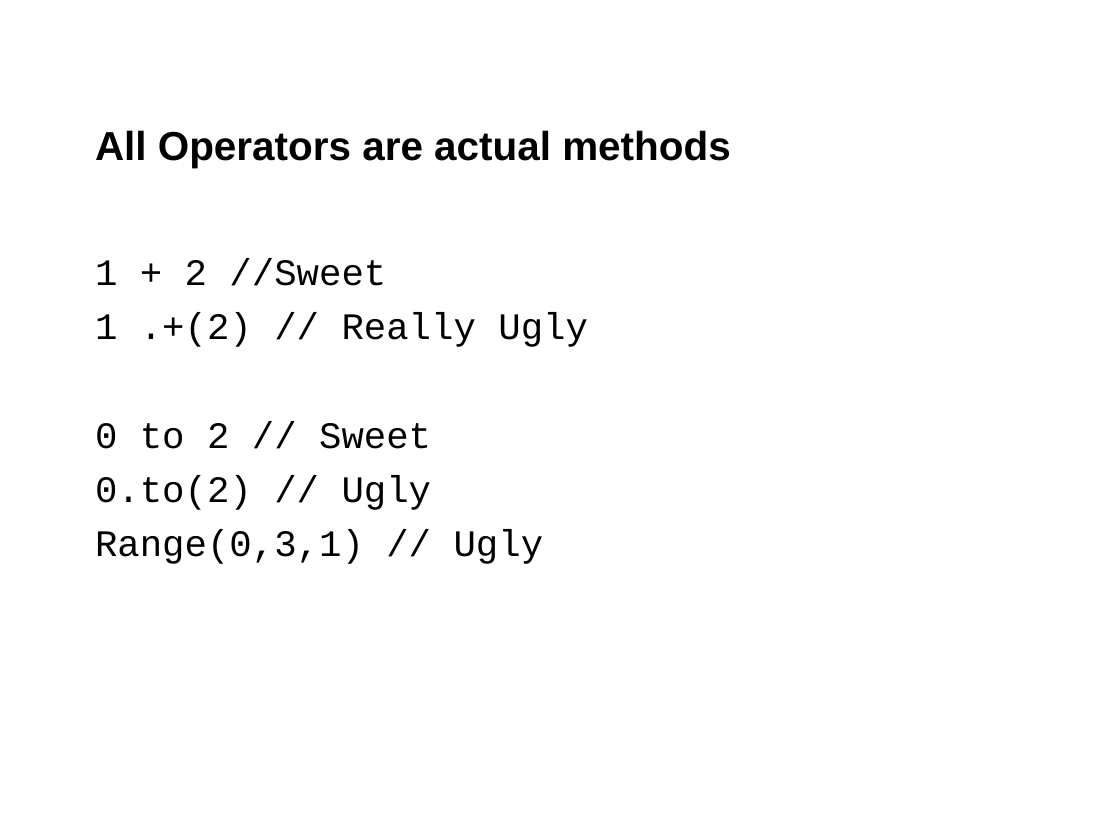
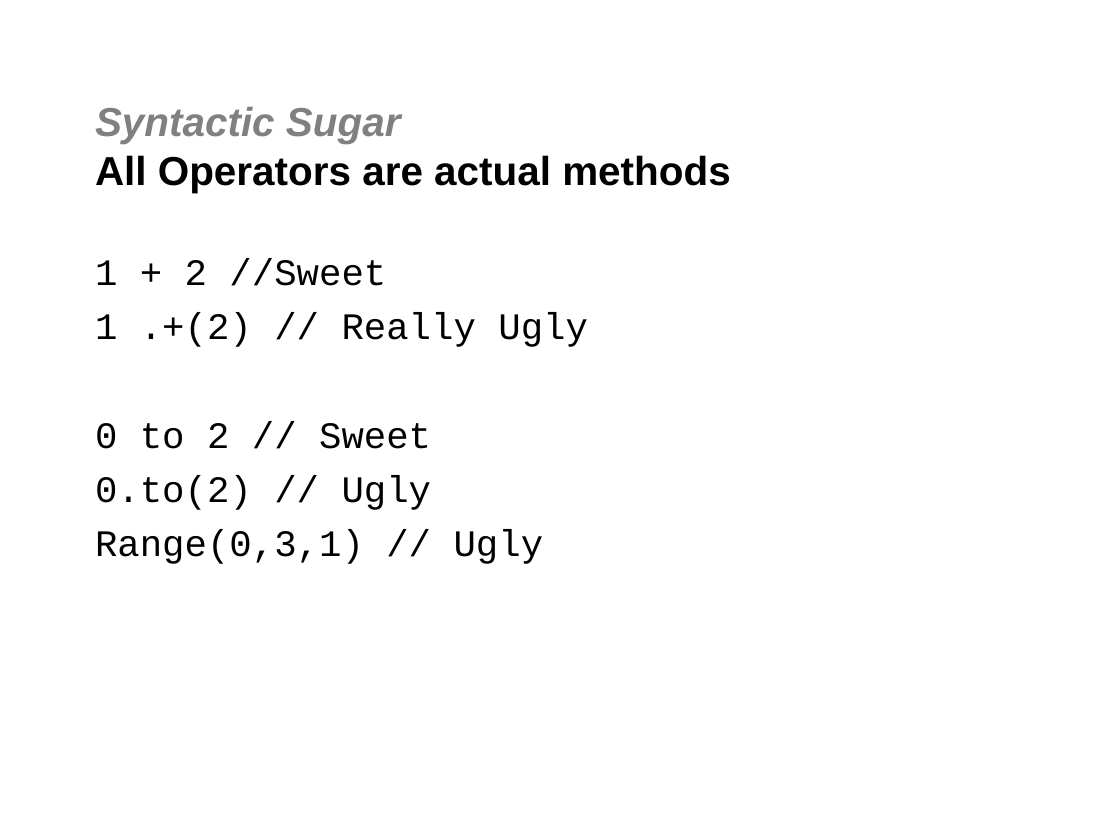
Before and after one commit to jgoodsen/agile2010, a slide deck: slide 11 of dsl.ppt. Drawn at 1120x840 pixels with LibreOffice and Linux fonts; fonts in the diff are those of the drawing; background and template pictures are left out. Boxes give left, top, right and bottom in pixels: in the first picture for what was removed or moved away, otherwise in the second. Text is boxed around its words. In the diff, an @@ line names an element or a change of style, - is before the commit and + after.

```diff
--- a/dsl.ppt
+++ b/dsl.ppt
@@ title at [95,107,731,192]: text changed @@
-All Operators are actual methods
+Syntactic Sugar
+All Operators are actual methods
```
Also in this commit, not shown: 3 other slides changed, 8 slides added, 1 other file.
